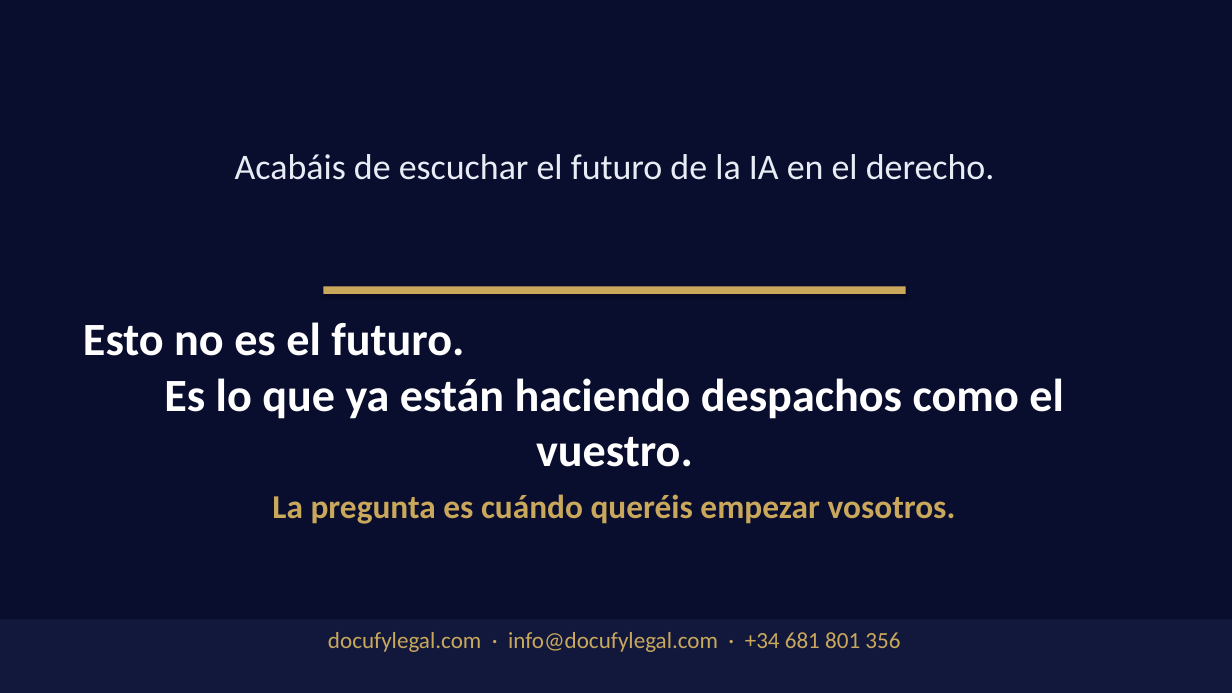
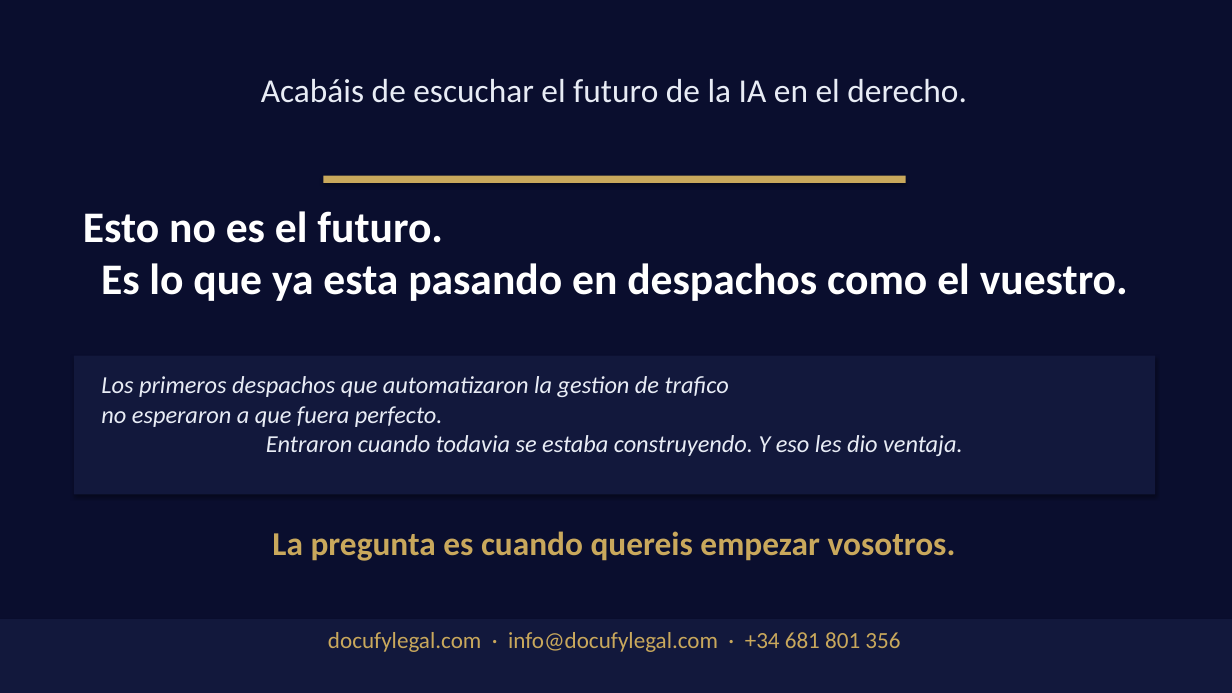
Before and after one commit to jorgeaguiar-digi/docufy-legal, a slide deck: slide 14 of presentations/ADEVI_2026_Docufy_Legal.pptx. Drawn at 1232x693 pixels with LibreOffice and Linux fonts; fonts in the diff are those of the drawing. Boxes give left, top, right and bottom in pixels: in the first picture for what was removed or moved away, otherwise in the second. Text is boxed around its words. In the diff, an @@ line names an element or a change of style, - is before the commit and + after.

```diff
--- a/presentations/ADEVI_2026_Docufy_Legal.pptx
+++ b/presentations/ADEVI_2026_Docufy_Legal.pptx
@@ text "Acabáis de escuchar el futuro ...": place and size @@
-text "Acabáis de escuchar el futuro ..." at (235,154,995,180)
+text "Acabáis de escuchar el futuro ..." at (261,79,967,103)
@@ text "Acabáis de escuchar el futuro ..." at (261,79,967,103): size 28 to 26 pt @@
@@ rectangle: place and size @@
-rectangle at (323,287,906,294)
+rectangle at (323,176,906,183)
@@ text at (83,211,1128,301): text changed; size 36 to 34 pt @@
-Esto no es el futuro.
-Es lo que ya están haciendo despachos como el vuestro.
+Esto no es el futuro.
+Es lo que ya esta pasando en despachos como el vuestro.
@@ rectangle added at (74,356,1155,494), fill #12183C @@
@@ text added at (101,376,963,456), 19 pt, text #E8ECF5, italic @@
+Los primeros despachos que automatizaron la gestion de trafico
+no esperaron a que fuera perfecto.
+Entraron cuando todavia se estaba construyendo. Y eso les dio ventaja.
@@ text at (272,531,956,561): text changed @@
-La pregunta es cuándo queréis empezar vosotros.
+La pregunta es cuando quereis empezar vosotros.
```
Also in this commit, not shown: 1 other slide changed, 2 slides added, 2 slides removed, 2 other files.
